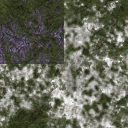
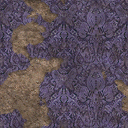
Layered file, before and after one edit (w=128, h=128). Changes by layer:
hid group "y (grass)" (2 layers) over [0, 0, 128, 128]
showed group "y (rips)" (2 layers) over [0, 0, 128, 128]
painted on "Background" over [0, 0, 128, 128]
